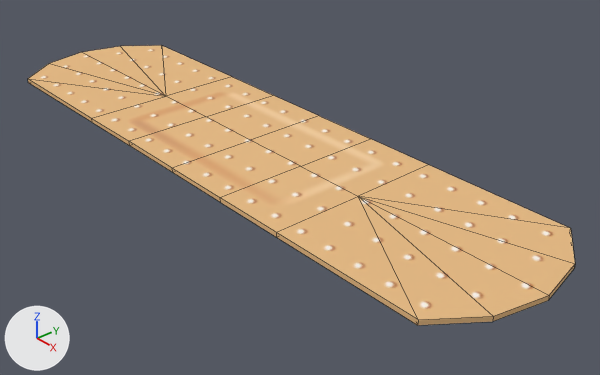
An edit to the Blender file blend/BandAid/BandAid2.blend, drawn before and after from the same camera.
Before and after are seen from a 50 mm camera at (0.0852, -0.0648, 0.0503) aimed at (0.0074, 0.0029, -0.0053). Arrows for +X, +Y and +Z are at lower left; the lights stay in place. Mesh edges are drawn as thin lines.

In view in the first picture: 'BandAid'.
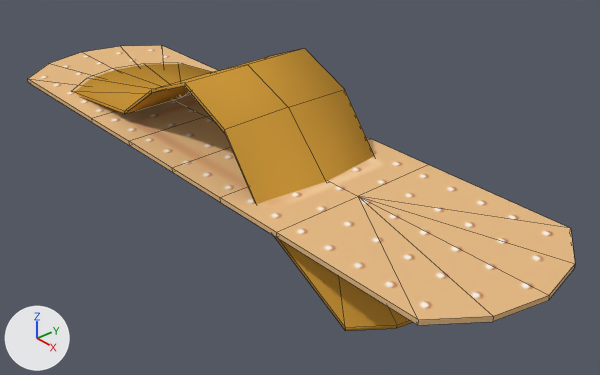
Boxes (x1, y1, x2, y2) around the edits, measured in the pictures (600 x 375 px):
'BandAid.001', added (orange)
    after: (74, 48, 413, 331)

Diff of the bpy script that builds the scene:
```diff
--- a/blend/BandAid/BandAid2.blend.py
+++ b/blend/BandAid/BandAid2.blend.py
@@ mat_bandaidmat_001 @@
+mat_bandaidmat_001 = diffuse_material('BandAidMat.001')
+mat_bandaidmat_001.base_color = (0.591, 0.305, 0.0423)  # orange #ca963a
@@ me_bandaid_001 @@
+me_bandaid_001.from_pydata(...)  # 50 vertices, 60 faces; spans x -0.0496..0.0474, y -0.0153..0.0131, z -0.0107..0.0149
+me_bandaid_001.polygons.foreach_set('use_smooth', [True] * 60)
+me_bandaid_001.materials.append(mat_bandaidmat_001)  # orange #ca963a
@@ ob_bandaid_001 @@
+ob_bandaid_001 = bpy.data.objects.new('BandAid.001', me_bandaid_001)
+ob_bandaid_001.location = (0.0, 0.0, 0.0)
+ob_bandaid_001.scale = (0.777, 0.777, 0.777)
```
